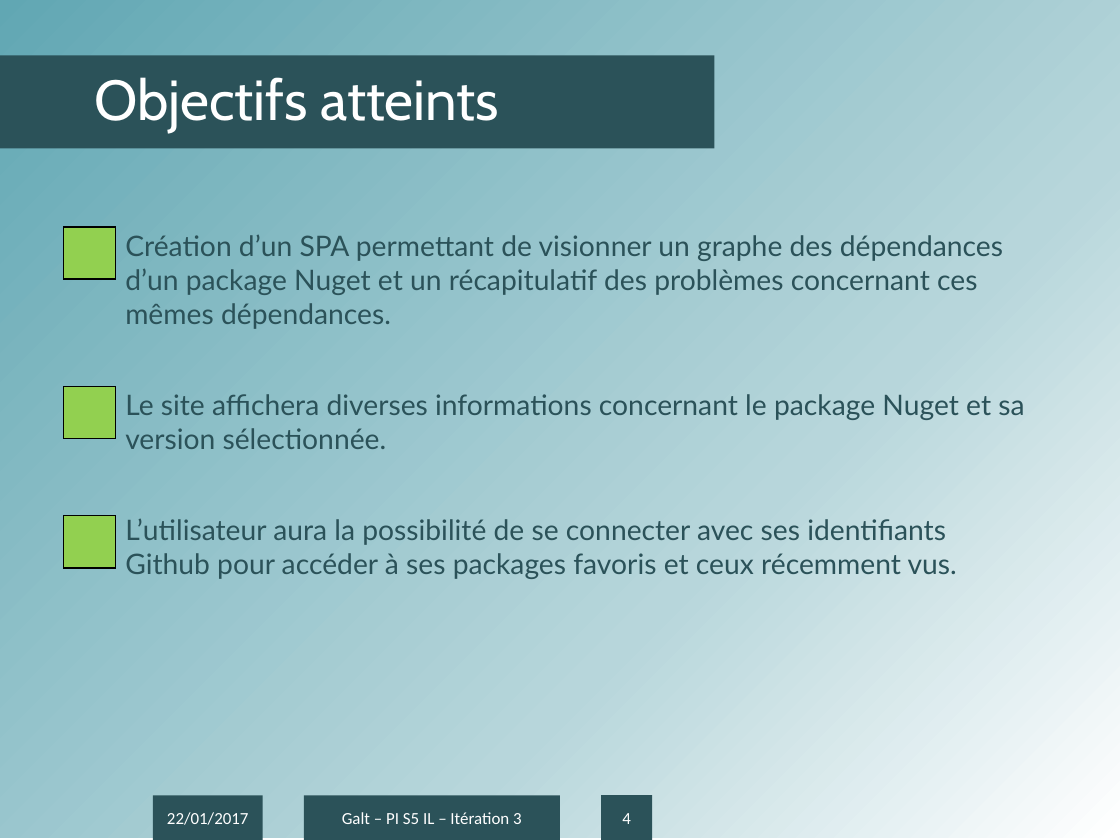
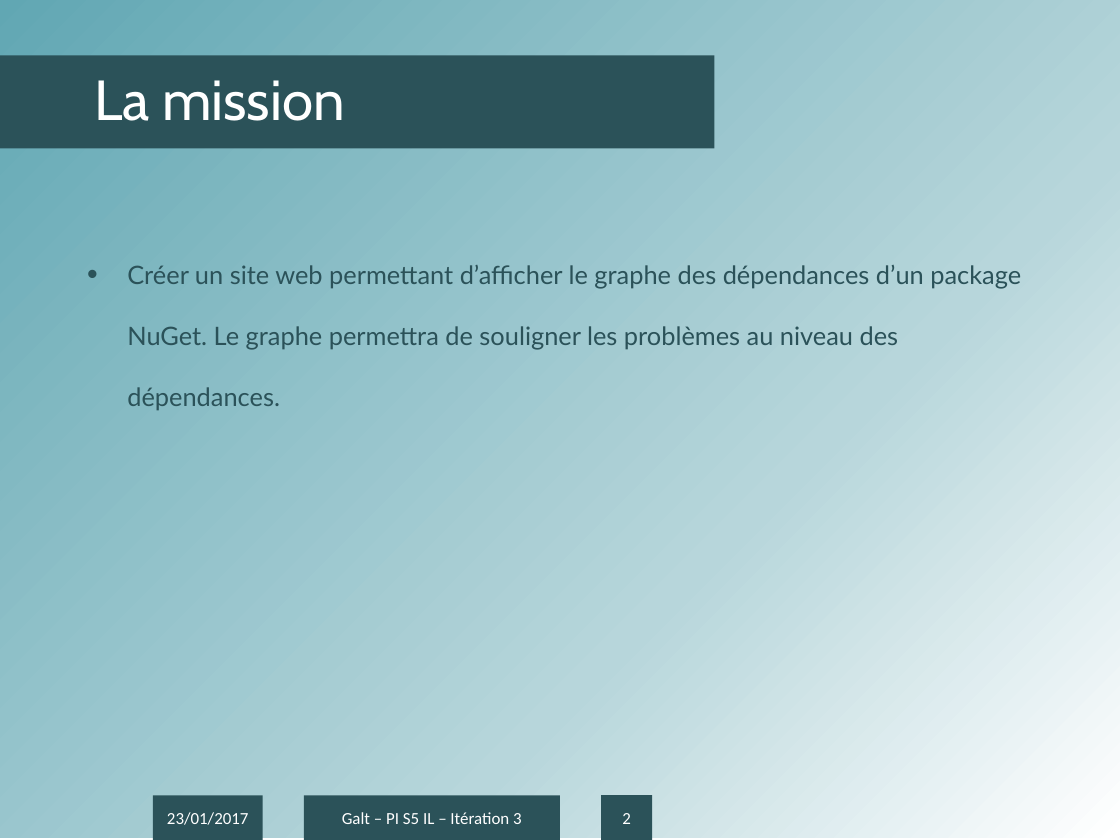
Before and after one commit to antonin-charrier/Project-Galt, a slide deck: slide 2 of Itérations/Présentation IT3.pptx (slide 4 before the commit). Drawn at 1120x840 pixels with LibreOffice and Linux fonts; fonts in the diff are those of the drawing; background and template pictures are left out. Boxes give left, top, right and bottom in pixels: in the first picture for what was removed or moved away, otherwise in the second. Text is boxed around its words. In the diff, an @@ line names an element or a change of style, - is before the commit and + after.

```diff
--- a/Itérations/Présentation IT3.pptx
+++ b/Itérations/Présentation IT3.pptx
@@ title at (94,80,345,121): text changed @@
-Objectifs atteints
+La mission
@@ rectangle removed at (64,227,116,278) @@
@@ text at (127,265,1021,410): text changed; size 20 to 18 pt @@
-• Création d’un SPA permettant de visionner un graphe des dépendances d’un package Nuget et un récapitulatif des problèmes concernant ces mêmes dépendances.
-• Le site affichera diverses informations concernant le package Nuget et sa version sélectionnée.
-• L’utilisateur aura la possibilité de se connecter avec ses identifiants Github pour accéder à ses packages favoris et ceux récemment vus.
+• Créer un site web permettant d’afficher le graphe des dépendances d’un package NuGet. Le graphe permettra de souligner les problèmes au niveau des dépendances.
@@ rectangle removed at (64,386,116,438) @@
@@ rectangle removed at (64,516,116,568) @@
@@ text in rectangle at (167,812,249,825): text changed @@
-22/01/2017
+23/01/2017
@@ page number at (622,813,631,824): text changed @@
-4
+2
```
Also in this commit, not shown: 2 other slides changed, 6 slides added.
